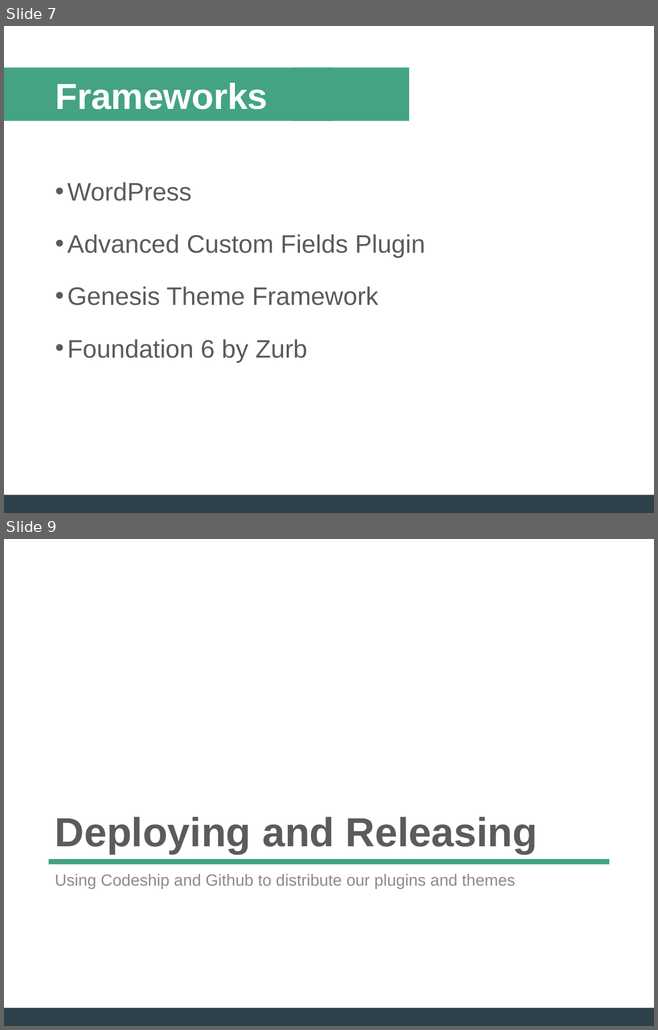
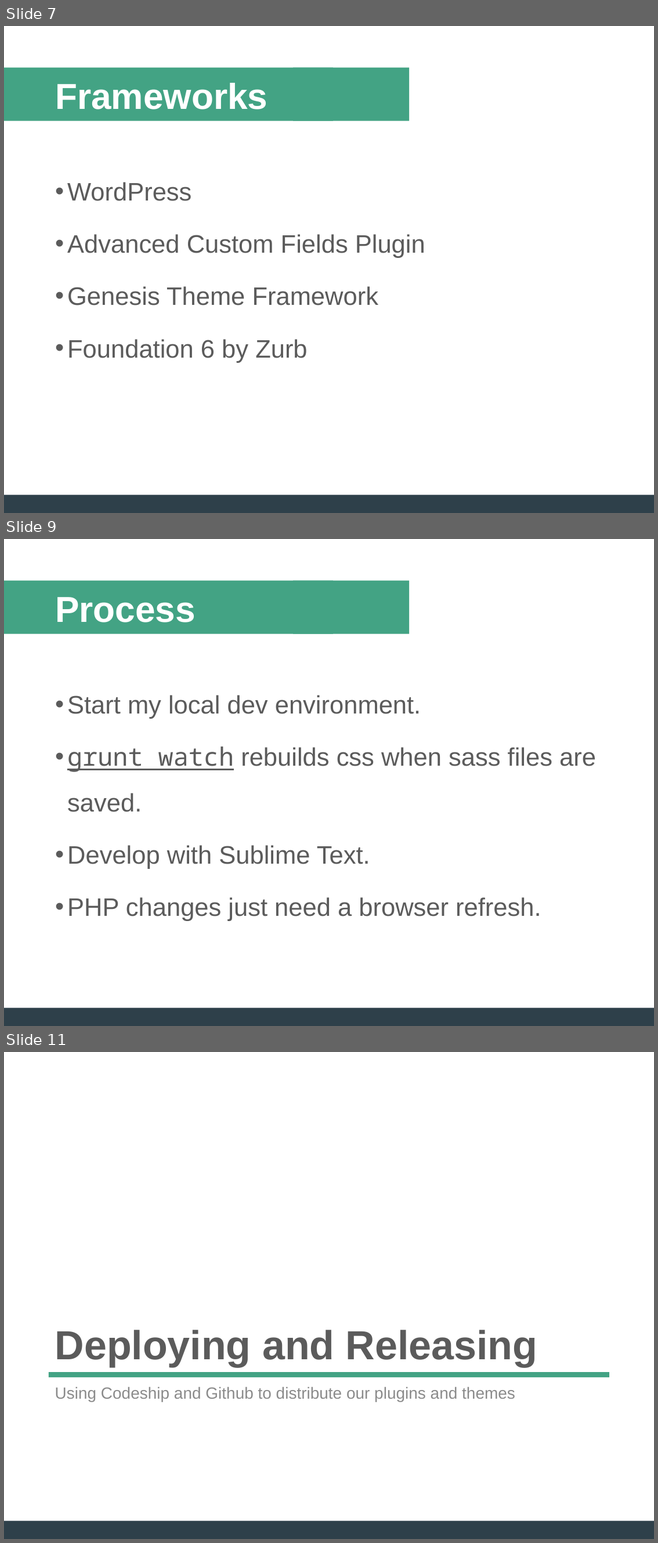
Before and after one commit to ZachWatkins/Presentation-Building-Deploying-Maintaining-WordPress-Sites, a slide deck: WordPress-Presentation.pptx. Shown one above the other, each under a label of ours: slides 7 and 9 before the commit, slides 7, 9 and 11 after it; the slides between them are not shown. The pictures are 658x1030 and 658x1543 pixels, drawn with LibreOffice and Linux fonts; fonts in the diff are those of the drawing. Boxes give left, top, right and bottom in pixels: in the first picture for what was removed or moved away, otherwise in the second. Text is boxed around its words. In the diff, an @@ line names an element or a change of style, - is before the commit and + after.

```diff
--- a/WordPress-Presentation.pptx
+++ b/WordPress-Presentation.pptx
@@ slide 9 added at [4, 539, 654, 1026], background #FFFFFF; not listed: 2 template elements that a slide beside it also shows @@
@@ rectangle added at [293, 581, 409, 634], fill #43A384 @@
@@ title added at [55, 597, 195, 623], 40 pt, text #FFFFFF, bold @@
+Process
@@ text added at [67, 695, 596, 921], 28 pt, text #5B5B5B @@
+• Start my local dev environment.
+• grunt watch rebuilds css when sass files are saved.
+• Develop with Sublime Text.
+• PHP changes just need a browser refresh.
@@ what was slide 9 is now slide 11 @@
```
Also in this commit, not shown: 14 slides changed, 3 other slides added.
